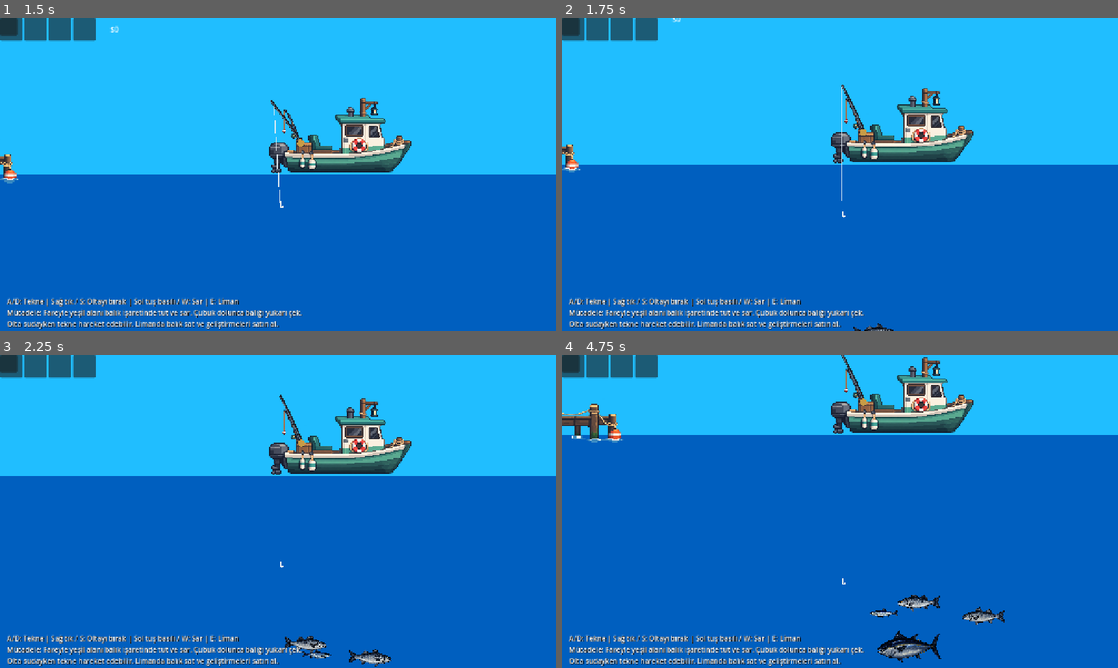
Above: before the commit, frames 1-4 (two rows, left to right).
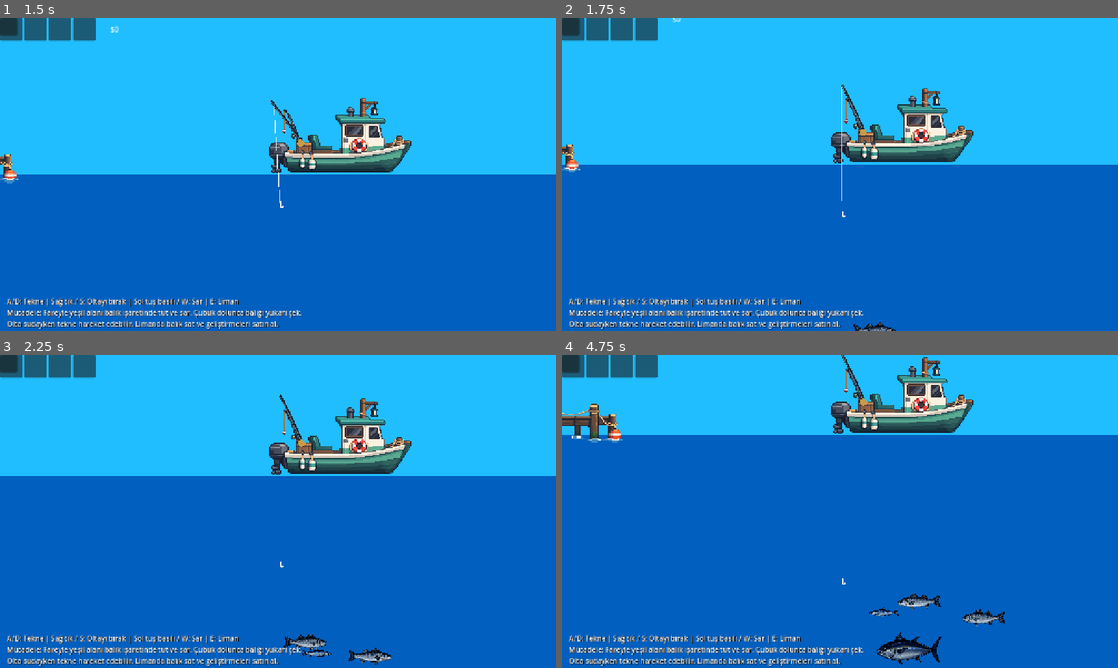
Above: after the commit, the same moments.

Repository: mirackayademir/TinyFisher
Game: Godot game, scene res://scenes/world.tscn
The game is run twice, just before and just after one commit, with the same random seed, the same clock (stepped at 60 frames per second) and the same inputs.
Inputs (mouse positions are in pixels of both pictures, inside the frame that each line leads up to):
- Up to frame 1 (1.5 s): tap Enter at 0.5 s; move the mouse to (400, 158) at 0.52 s; hold D (move_right) 0.53-1.28 s; tap E (dock) at 0.6, 1.35 s; click (400, 158) at 0.67 s; move the mouse to (166, 190) at 1.27 s; hold S from 1.28 s (still down)
- Up to frame 2 (1.75 s): keep holding S
- Up to frame 3 (2.25 s): move the mouse to (333, 442) at 2.02 s; release S at 2.03 s; hold D (move_right) from 2.03 s (still down); tap E (dock) at 2.1 s
- Up to frame 4 (4.75 s): move the mouse to (812, 574) at 2.77 s; release D (move_right) at 2.78 s; hold W 2.78-3.53 s; tap E (dock) at 2.85, 3.6, 4.35 s; click (812, 574) at 2.92 s; move the mouse to (1006, 558) at 3.52 s; hold A (move_left) from 3.53 s (still down); move the mouse to (673, 464) at 4.27 s

Frame 1 is identical in both runs. In frame 2, 0.1% of the frame differs, in the area x 52-60%, y 97-100%; in frame 3, 0.5%; in frame 4, 1.1%, in the area x 55-80%, y 76-99%.

Commit message:
Improve fish swimming motion and hook animation

Diff:
--- a/scenes/fish.gd
+++ b/scenes/fish.gd
@@ -5,8 +5,10 @@
 
 @export var swim_speed: float = 70.0
 @export var swim_distance: float = 180.0
+@export var bob_height: float = 5.0
 
 var start_x: float
+var start_y: float
 var direction: float = 1.0
 
 var is_hooked: bool = false
@@ -18,6 +20,8 @@
 var swim_wave_time: float = 0.0
 var swim_wave_speed: float = 3.0
 var swim_wave_angle: float = 3.0
+var swim_phase: float = 0.0
+var base_sprite_scale: Vector2 = Vector2.ONE
 
 const SARDALYA_TEXTURE = preload("res://assets/sardalya.png")
 const LEVREK_TEXTURE = preload("res://assets/levrek2.png")
@@ -29,6 +33,8 @@
 
 func _ready() -> void:
 	start_x = global_position.x
+	start_y = global_position.y
+	swim_phase = randf_range(0.0, TAU)
 	update_fish_visual()
 	update_sprite_direction()
 
@@ -52,20 +58,37 @@
 		global_position.x = start_x + swim_distance
 		direction = -1.0
 		update_sprite_direction()
+		play_turn_animation()
 
 	elif global_position.x <= start_x - swim_distance:
 		global_position.x = start_x - swim_distance
 		direction = 1.0
 		update_sprite_direction()
+		play_turn_animation()
 
 
 func update_swim_animation(delta: float) -> void:
 	swim_wave_time += delta * swim_wave_speed
 
-	var wave: float = sin(swim_wave_time)
+	var wave: float = sin(swim_wave_time + swim_phase)
+	var slow_wave: float = sin(swim_wave_time * 0.55 + swim_phase)
 
-	fish_sprite.rotation = deg_to_rad(
-		wave * swim_wave_angle
+	# Balığın tamamını sallamak yerine küçük gövde salınımı + dikey yüzüş.
+	fish_sprite.rotation = deg_to_rad(wave * swim_wave_angle * 0.42)
+	fish_sprite.skew = wave * 0.035
+	fish_sprite.scale = Vector2(
+		base_sprite_scale.x * (1.0 + abs(wave) * 0.018),
+		base_sprite_scale.y * (1.0 - abs(wave) * 0.025)
+	)
+	global_position.y = start_y + slow_wave * bob_height
+
+	# Derine indikçe balık biraz daha mavi ve karanlık görünür.
+	var depth_ratio := clampf((global_position.y - 360.0) / 900.0, 0.0, 1.0)
+	fish_sprite.modulate = Color(
+		lerpf(1.0, 0.68, depth_ratio),
+		lerpf(1.0, 0.84, depth_ratio),
+		1.0,
+		1.0
 	)
 
 
@@ -75,81 +98,68 @@
 	match fish_type:
 		"Sardalya":
 			fish_sprite.texture = SARDALYA_TEXTURE
-			fish_sprite.scale = Vector2(0.06, 0.06)
+			base_sprite_scale = Vector2(0.06, 0.06)
 			swim_wave_speed = 4.0
 			swim_wave_angle = 2.5
+			bob_height = 3.5
 
 		"Levrek":
 			fish_sprite.texture = LEVREK_TEXTURE
-			fish_sprite.scale = Vector2(0.08, 0.08)
+			base_sprite_scale = Vector2(0.08, 0.08)
 			swim_wave_speed = 3.3
 			swim_wave_angle = 3.0
+			bob_height = 4.5
 
 		"Uskumru":
 			fish_sprite.texture = USKUMRU_TEXTURE
-			fish_sprite.scale = Vector2(0.09, 0.09)
+			base_sprite_scale = Vector2(0.09, 0.09)
 			swim_wave_speed = 4.8
 			swim_wave_angle = 4.0
+			bob_height = 5.0
 
 		"Ton Balığı":
 			fish_sprite.texture = TON_BALIGI_TEXTURE
-			fish_sprite.scale = Vector2(0.12, 0.12)
+			base_sprite_scale = Vector2(0.12, 0.12)
 			swim_wave_speed = 2.4
 			swim_wave_angle = 2.0
+			bob_height = 6.0
 
 		_:
 			fish_sprite.texture = SARDALYA_TEXTURE
-			fish_sprite.scale = Vector2(0.06, 0.06)
+			base_sprite_scale = Vector2(0.06, 0.06)
 			swim_wave_speed = 4.0
 			swim_wave_angle = 2.5
+			bob_height = 3.5
+
+	fish_sprite.scale = base_sprite_scale
 
 
 func update_sprite_direction() -> void:
-	if direction > 0:
-		fish_sprite.flip_h = false
-	else:
-		fish_sprite.flip_h = true
+	fish_sprite.flip_h = direction < 0.0
+
+
+func play_turn_animation() -> void:
+	var tween := create_tween()
+	tween.set_trans(Tween.TRANS_SINE)
+	tween.set_ease(Tween.EASE_OUT)
+	tween.tween_property(fish_sprite, "scale:y", base_sprite_scale.y * 0.78, 0.08)
+	tween.tween_property(fish_sprite, "scale:y", base_sprite_scale.y, 0.12)
 
 
 func play_hooked_animation() -> void:
-	var original_rotation: float = fish_sprite.rotation
+	var tween := create_tween()
+	tween.set_trans(Tween.TRANS_SINE)
+	tween.set_ease(Tween.EASE_IN_OUT)
 
-	var tween := create_tween()
+	tween.tween_property(fish_sprite, "rotation", deg_to_rad(14.0), 0.06)
+	tween.tween_property(fish_sprite, "rotation", deg_to_rad(-14.0), 0.06)
+	tween.tween_property(fish_sprite, "rotation", deg_to_rad(11.0), 0.06)
+	tween.tween_property(fish_sprite, "rotation", deg_to_rad(-11.0), 0.06)
+	tween.tween_property(fish_sprite, "rotation", 0.0, 0.08)
 
-	tween.tween_property(
-		fish_sprite,
-		"rotation",
-		deg_to_rad(12.0),
-		0.07
-	)
-
-	tween.tween_property(
-		fish_sprite,
-		"rotation",
-		deg_to_rad(-12.0),
-		0.07
-	)
-
-	tween.tween_property(
-		fish_sprite,
-		"rotation",
-		deg_to_rad(10.0),
-		0.07
-	)
-
-	tween.tween_property(
-		fish_sprite,
-		"rotation",
-		deg_to_rad(-10.0),
-		0.07
-	)
-
-	tween.tween_property(
-		fish_sprite,
-		"rotation",
-		original_rotation,
-		0.07
-	)
+	var flash := create_tween()
+	flash.tween_property(fish_sprite, "modulate", Color(1.5, 1.5, 1.15, 1.0), 0.08)
+	flash.tween_property(fish_sprite, "modulate", Color.WHITE, 0.18)
 
 
 func hook_to(hook: Area2D) -> void:
@@ -168,3 +178,7 @@
 	is_hooked = false
 	hook_ref = null
 	start_x = global_position.x
+	start_y = global_position.y
+	fish_sprite.rotation = 0.0
+	fish_sprite.skew = 0.0
+	fish_sprite.scale = base_sprite_scale
